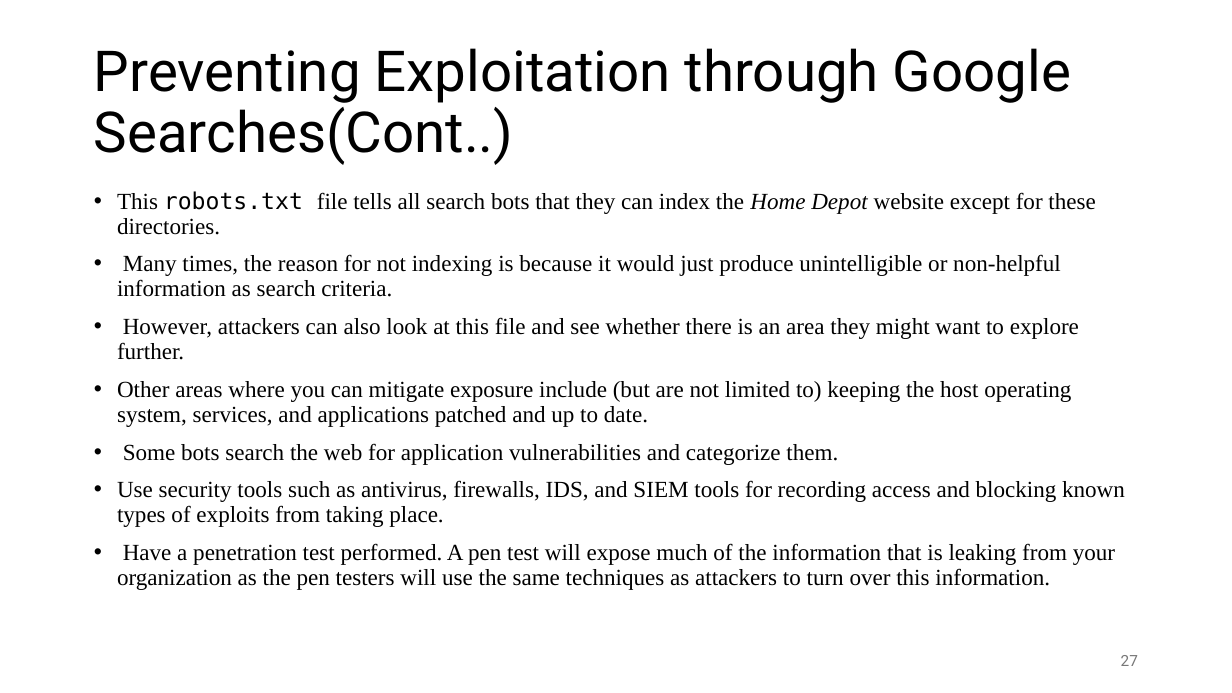
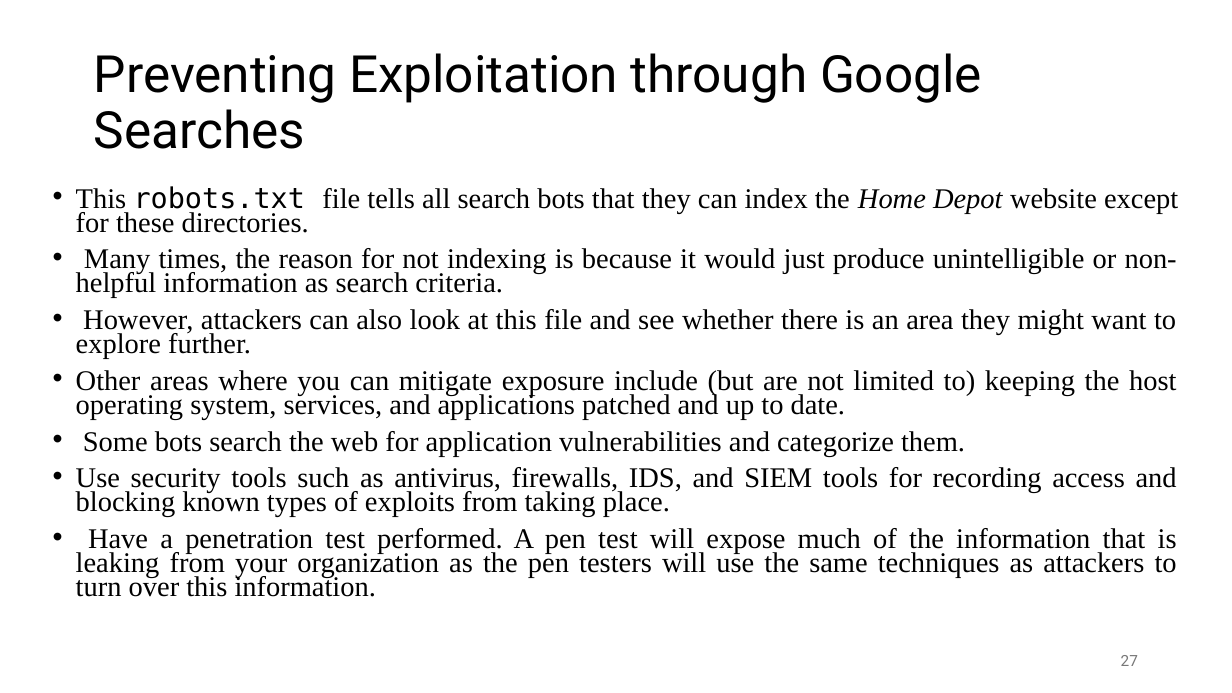
Before and after one commit to shakiliitju/M.Sc-in-ICT, a slide deck: slide 27 of Semester 2/Applied Cyber Security/Lecture/L3.pptx. Drawn at 1232x693 pixels with LibreOffice and Linux fonts; fonts in the diff are those of the drawing. Boxes give left, top, right and bottom in pixels: in the first picture for what was removed or moved away, otherwise in the second. Text is boxed around its words. In the diff, an @@ line names an element or a change of style, - is before the commit and + after.

```diff
--- a/Semester 2/Applied Cyber Security/Lecture/L3.pptx
+++ b/Semester 2/Applied Cyber Security/Lecture/L3.pptx
@@ title at [94, 53, 982, 149]: text changed; size 44 to 40 pt @@
-Preventing Exploitation through Google Searches(Cont..)
+Preventing Exploitation through Google Searches
@@ text "This robots.txt file tells all ...": place and size @@
-text "This robots.txt file tells all ..." at [117, 191, 1125, 590]
+text "This robots.txt file tells all ..." at [76, 186, 1178, 597]
@@ text "This robots.txt file tells all ..." at [76, 186, 1178, 597]: size 18 to 22.2 pt; alignment left to justified; line spacing 0.9 to 0.7 @@
```
Also in this commit, not shown: 41 other slides changed, 2 slides removed.
